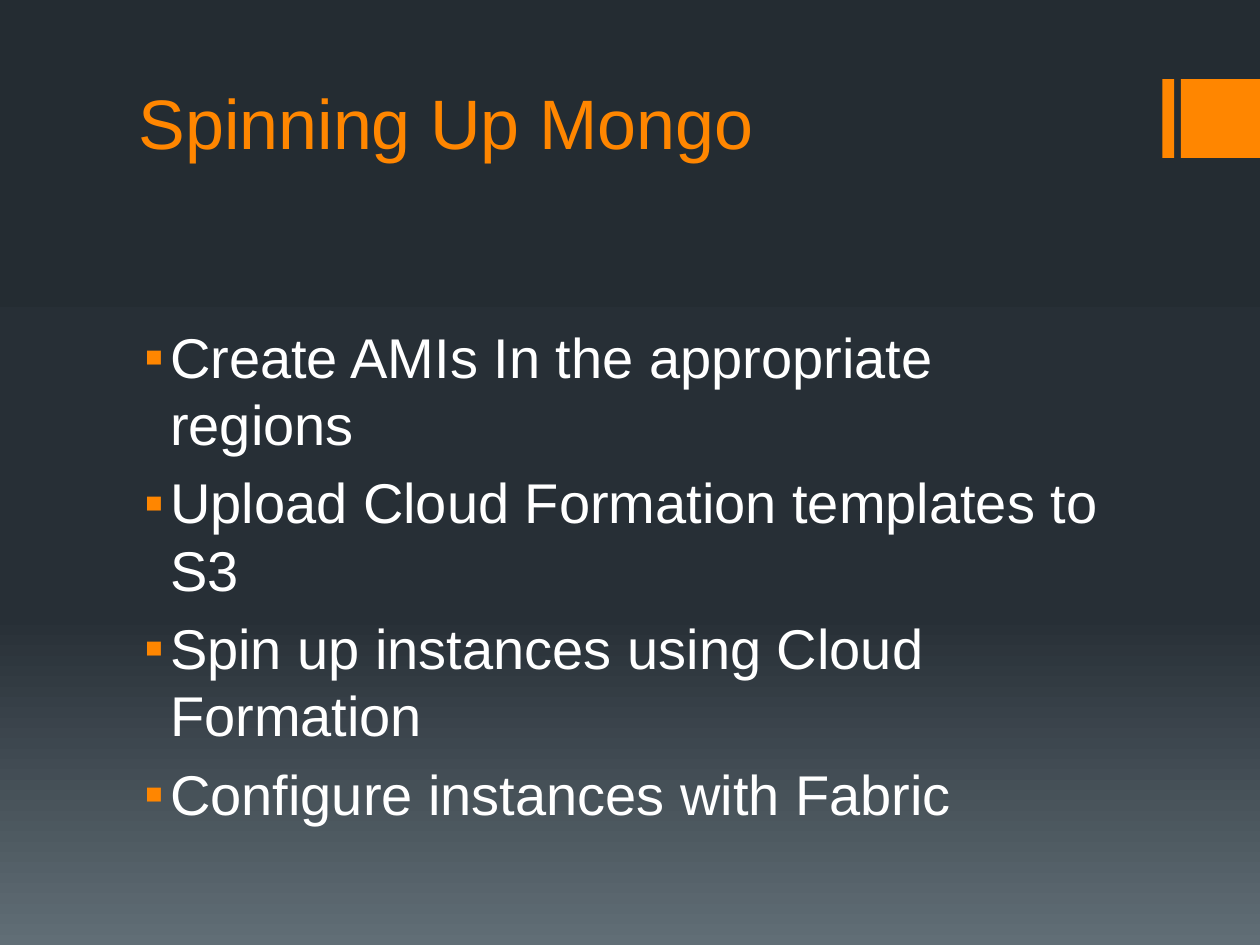
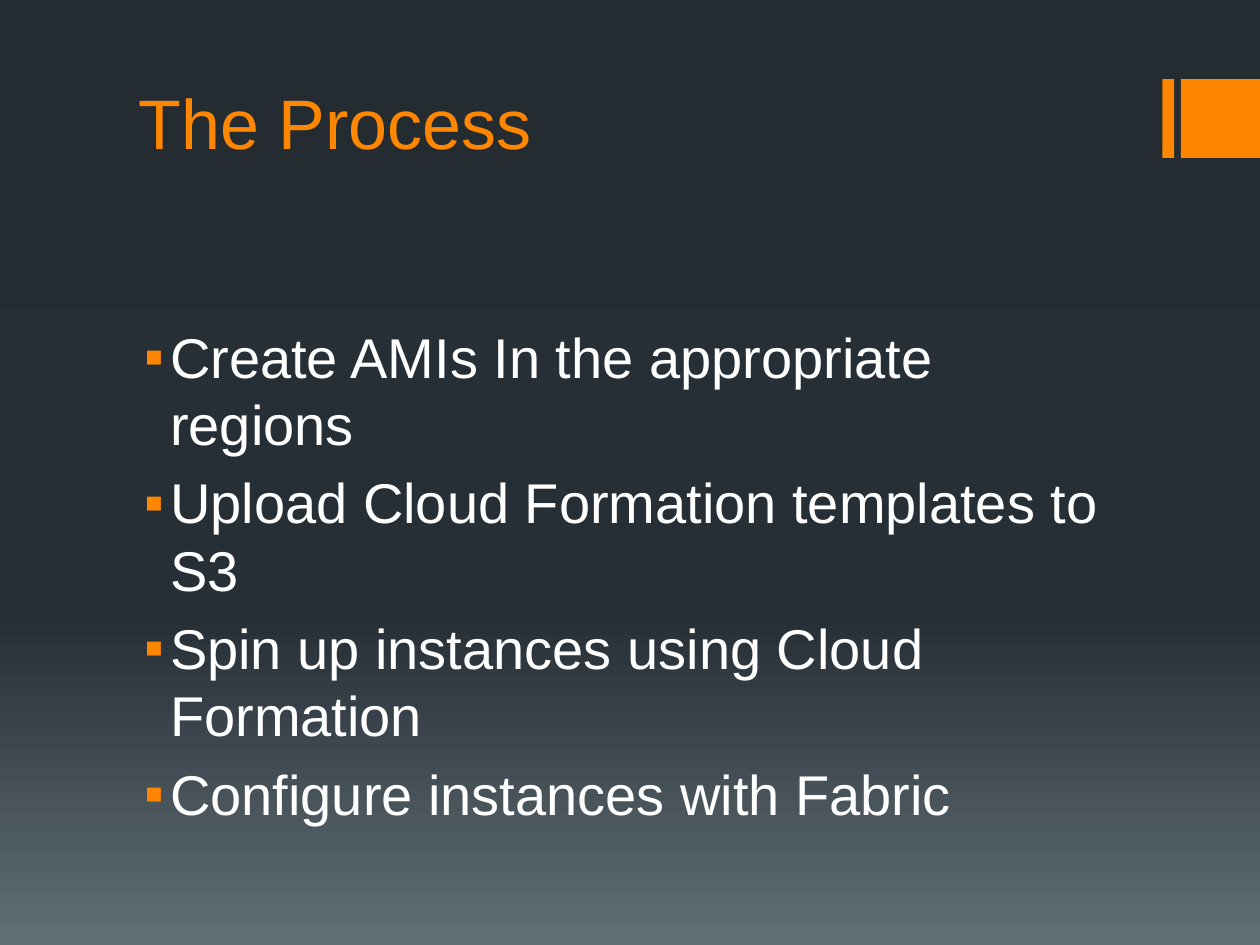
Before and after one commit to 2mind/aws-provisioning, a slide deck: slide 16 of aws_provisioning.pptx. Drawn at 1260x945 pixels with LibreOffice and Linux fonts; fonts in the diff are those of the drawing; background and template pictures are left out. Boxes give left, top, right and bottom in pixels: in the first picture for what was removed or moved away, otherwise in the second. Text is boxed around its words. In the diff, an @@ line names an element or a change of style, - is before the commit and + after.

```diff
--- a/aws_provisioning.pptx
+++ b/aws_provisioning.pptx
@@ title at <box>139,98,532,150</box>: text changed @@
-Spinning Up Mongo
+The Process
```
Also in this commit, not shown: 7 other slides changed, 2 slides added.
